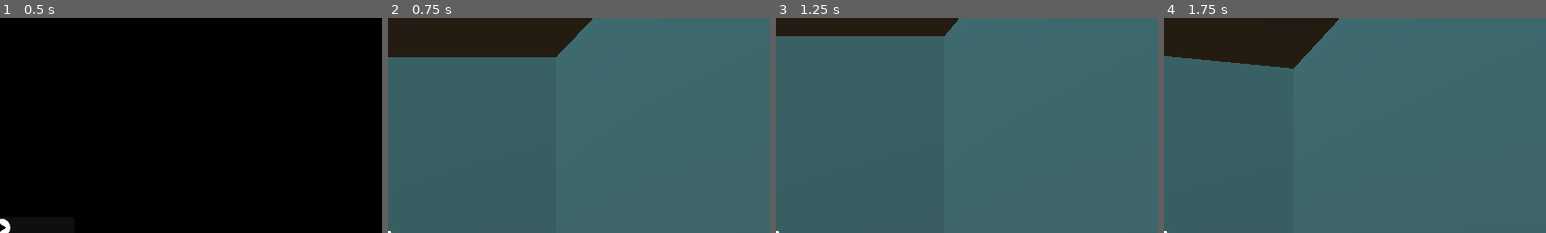
Above: before the commit, frames 1-4 (left to right).
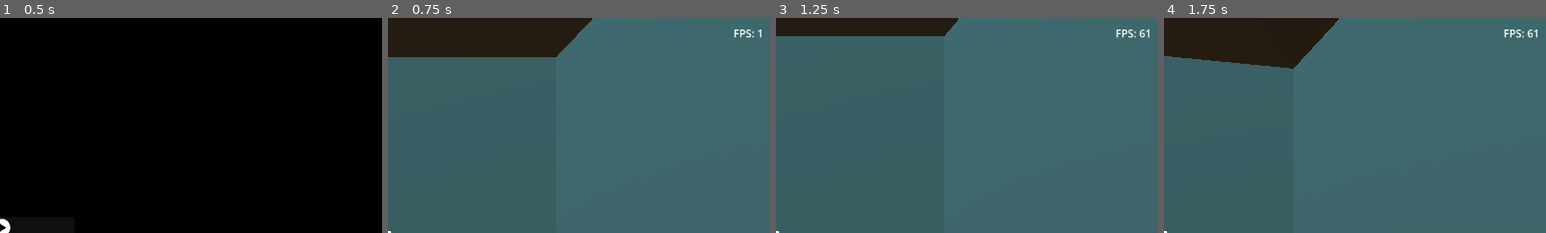
Above: after the commit, the same moments.

Repository: BingleyPro/time-drift
Game: Godot game, scene res://scenes/mainMenu.tscn
The game is run twice, just before and just after one commit, with the same random seed, the same clock (stepped at 60 frames per second) and the same inputs.
Inputs (mouse positions are % of the whole screen's width and height, from its top left):
- Up to frame 1 (0.5 s): no input
- Up to frame 2 (0.75 s): click (50, 49) at 0.5 s
- Up to frame 3 (1.25 s): no input
- Up to frame 4 (1.75 s): tap Enter at 1.25 s; move the mouse to (55, 50) at 1.27 s; hold W (up) from 1.28 s (still down); hold Shift (sprint) from 1.28 s (still down); tap Space (jump) at 1.52 s
The pictures show only the part of the screen within x 50-100%, y 0-50%; the shares and areas given below are measured in that part.

Frame 1 is identical in both runs. In frame 2, 0.1% of the frame differs, in the area x 90-98%, y 5-10%; in frame 3, 0.2%, in the area x 89-98%, y 5-10%; in frame 4, 0.2%.

Commit message:
added fps counter for debug and optimisation

Diff:
--- a/scenes/HUD.tscn
+++ b/scenes/HUD.tscn
@@ -1,9 +1,24 @@
-[gd_scene format=3 uid="uid://bq864afmgrexa"]
+[gd_scene load_steps=2 format=3 uid="uid://bq864afmgrexa"]
+
+[ext_resource type="Script" path="res://scenes/hud.gd" id="1_xxxxx"]
 
 [node name="HUD" type="CanvasLayer"]
+script = ExtResource("1_xxxxx")
 
 [node name="SprintBar" type="ProgressBar" parent="."]
 offset_left = 11.0
 offset_top = 12.0
 offset_right = 264.0
 offset_bottom = 39.0
+
+[node name="FPSLabel" type="Label" parent="."]
+anchors_preset = 1
+anchor_left = 1.0
+anchor_right = 1.0
+offset_left = -100.0
+offset_top = 10.0
+offset_right = -10.0
+offset_bottom = 36.0
+grow_horizontal = 0
+text = "FPS: 60"
+horizontal_alignment = 2
--- /dev/null
+++ b/scenes/hud.gd
@@ -0,0 +1,12 @@
+extends CanvasLayer
+
+@onready var fps_label = $FPSLabel
+@onready var sprint_bar = $SprintBar
+
+func _ready():
+	sprint_bar.max_value = 100
+	sprint_bar.value = 100
+
+func _process(_delta):
+	# Update FPS counter
+	fps_label.text = "FPS: " + str(Engine.get_frames_per_second())
